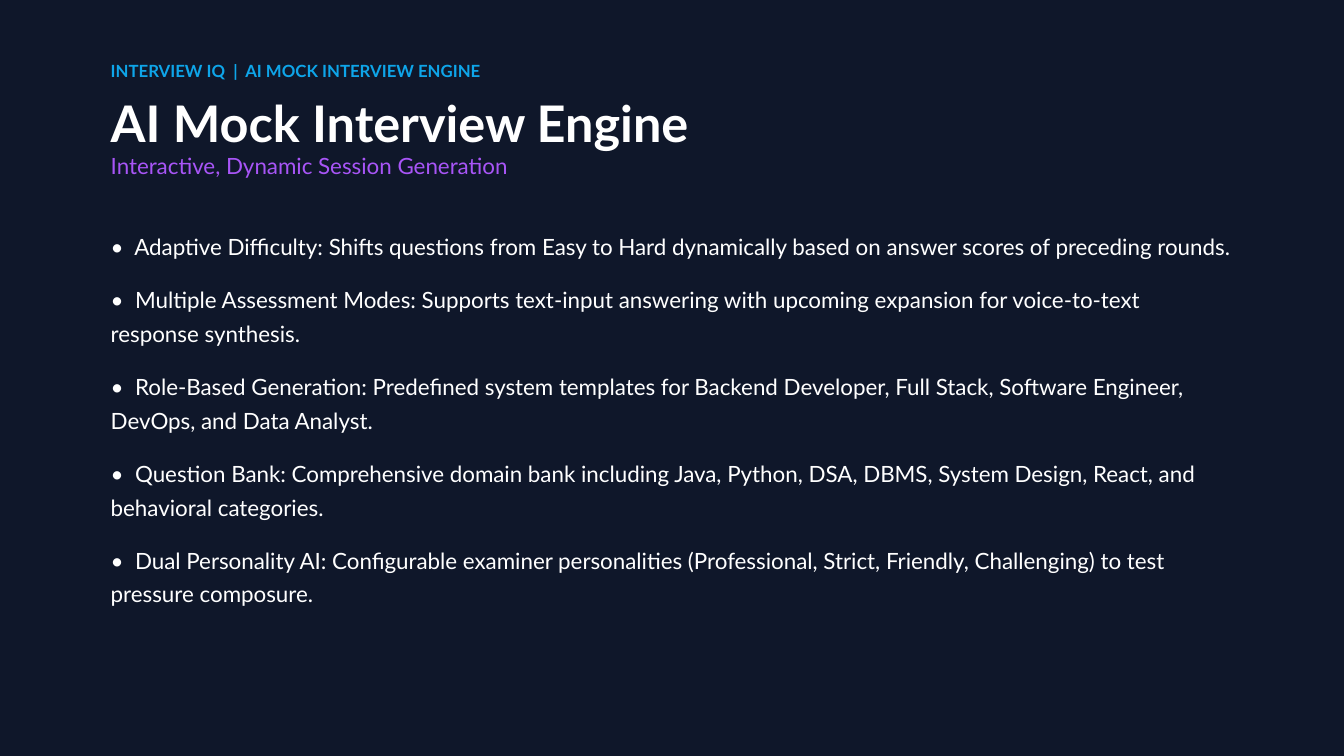
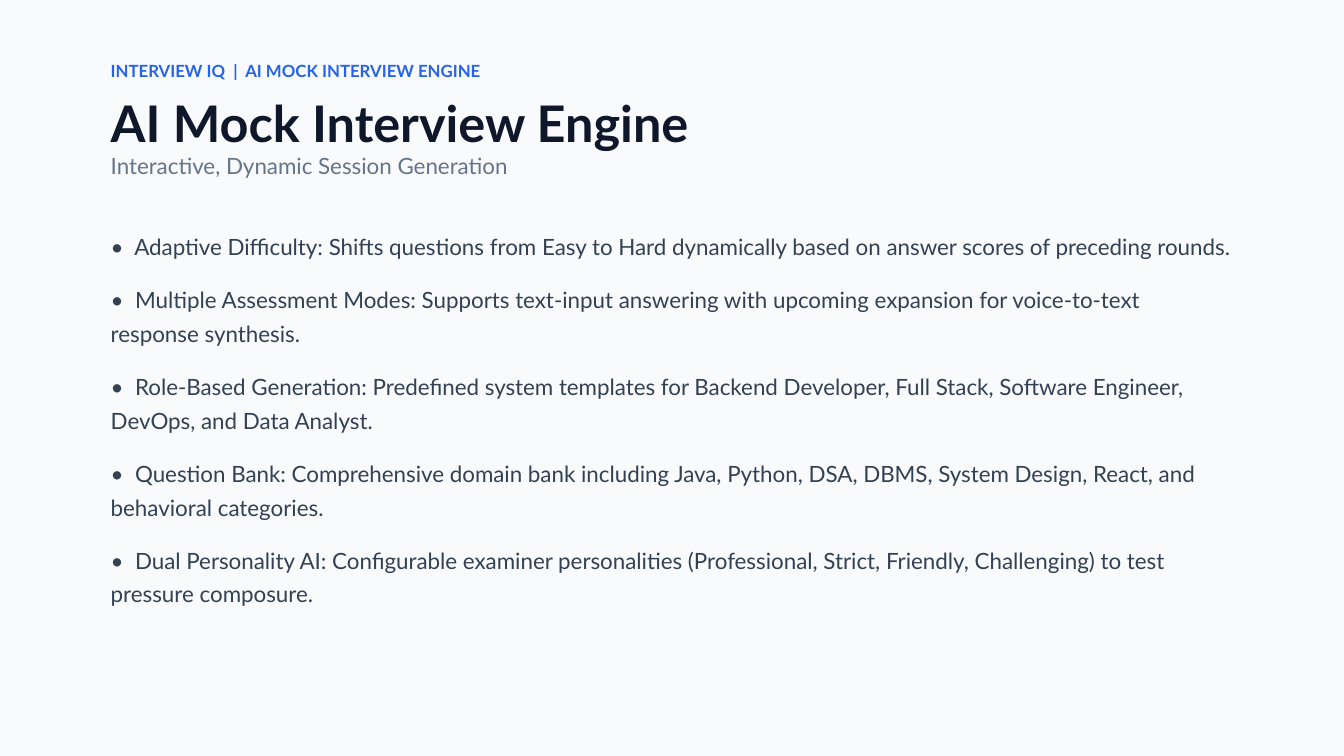
Before and after one commit to Hakashiq/Interview-IQ, a slide deck: slide 4 of presentation.pptx. Drawn at 1344x756 pixels with LibreOffice and Linux fonts; fonts in the diff are those of the drawing. Boxes give left, top, right and bottom in pixels: in the first picture for what was removed or moved away, otherwise in the second. Text is boxed around its words. In the diff, an @@ line names an element or a change of style, - is before the commit and + after.

Commit message:
Update presentation to a clean, presentable light theme

```diff
--- a/presentation.pptx
+++ b/presentation.pptx
@@ background #0F172A to #F8FAFC @@
@@ text "INTERVIEW IQ | AI MOCK ..." at bbox=[111, 64, 689, 178]: text colour #0EA5E9 to #2563EB in "INTERVIEW IQ | AI MOCK INTERVIEW ENGINE"; text colour #FFFFFF to #0F172A in "AI Mock Interview Engine"; text colour #A855F7 to #64748B in "Interactive, Dynamic Session Generation" @@
@@ text "• Adaptive Difficulty: Shifts questions ..." at bbox=[111, 238, 1230, 606]: text colour #FFFFFF to #334155 @@
```
Also in this commit, not shown: 9 other slides changed, 1 other file.
